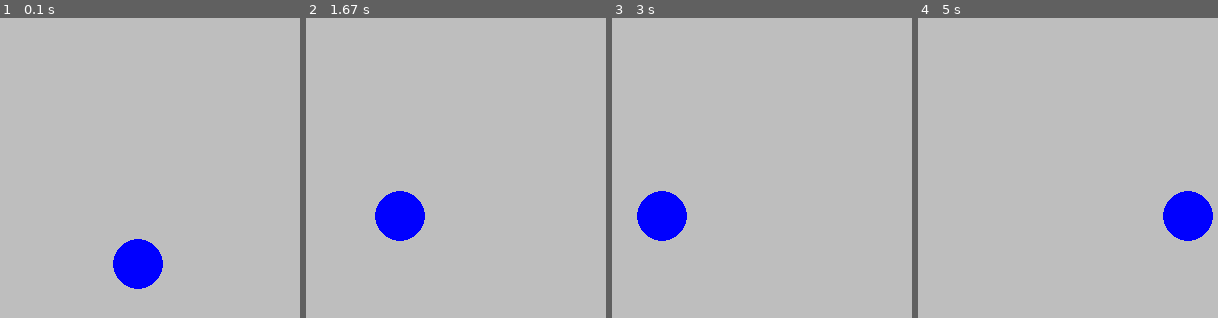
Above: before the commit, frames 1-4 (left to right).
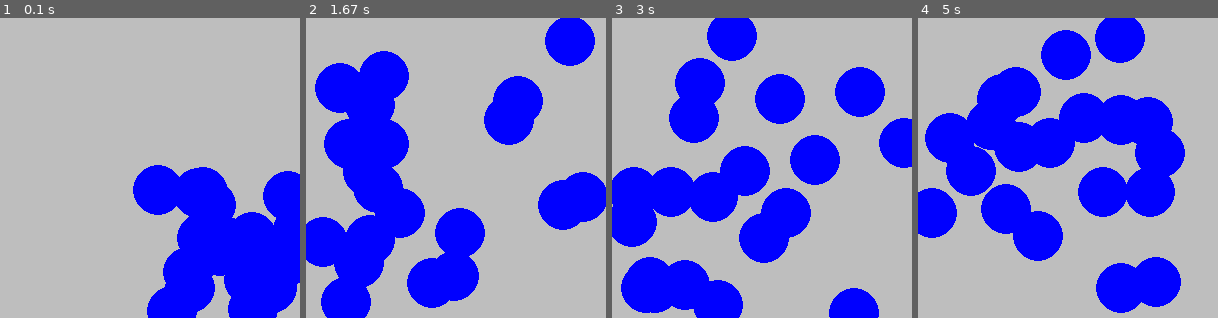
Above: after the commit, the same moments.

Repository: Rosebotics/catapult2019
Game: pygame game, started from learningPygame/Niharika/04-BouncingBall/BouncingBall.py
Same seed, same stepped clock (60 frames per second), same inputs: the game is played once before the commit and once after it.
Inputs:
- Up to frame 1 (0.1 s): no input
- Up to frame 2 (1.67 s): no input
- Up to frame 3 (3 s): no input
- Up to frame 4 (5 s): no input

The runs differ from the first frame. In frame 1, 22% of the frame differs, in the area x 37-100%, y 49-100%; in frame 2, 32%; in frame 3, 34%; in frame 4, 39%, in the area x 0-99%, y 0-99%.

Commit message:
animations july 09

Diff:
--- a/learningPygame/Niharika/04-BouncingBall/BouncingBall.py
+++ b/learningPygame/Niharika/04-BouncingBall/BouncingBall.py
@@ -14,7 +14,6 @@
         self.y = y
         self.speed_x = random.randint(20,25)
         self.speed_y = random.randint(20,25)
-        self.balls = []
 
 
     def draw(self):
@@ -28,9 +27,6 @@
         if self.y > 275 or self.y < 25 :
             self.speed_y = - self.speed_y
 
-    def add(self):
-        ball = Ball(self.screen, random.randint(self.x, self.y))
-        self.balls.append(ball)
 
 
 
@@ -44,7 +40,11 @@
     # done: Create an instance of the Ball class
 
     testball = Ball(screen, 50, 150)
+    balls =[]
 
+    for x in range(20):
+        ball = Ball(screen, random.randint(50,250), random.randint(50,250))
+        balls.append(ball)
 
     while True:
         for event in pygame.event.get():
@@ -61,9 +61,12 @@
         # done: Move the ball
         # done: Draw the ball
 
-        testball.draw()
-        testball.move()
+        # testball.draw()
+        # testball.move()
 
+        for ball in balls:
+            ball.move()
+            ball.draw()
         pygame.display.update()
 
 
